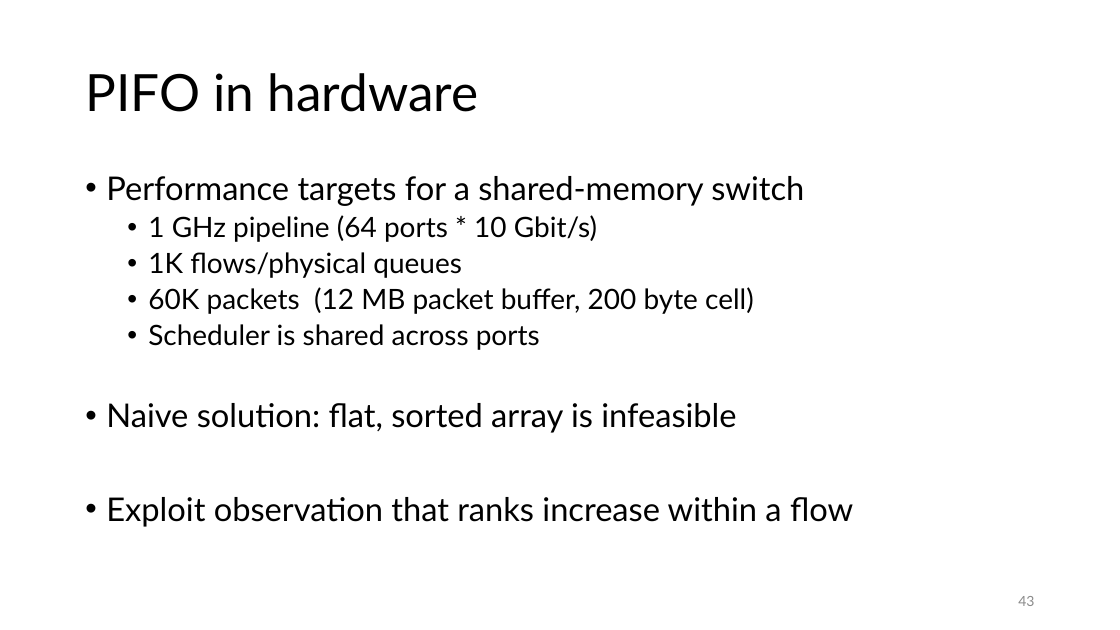
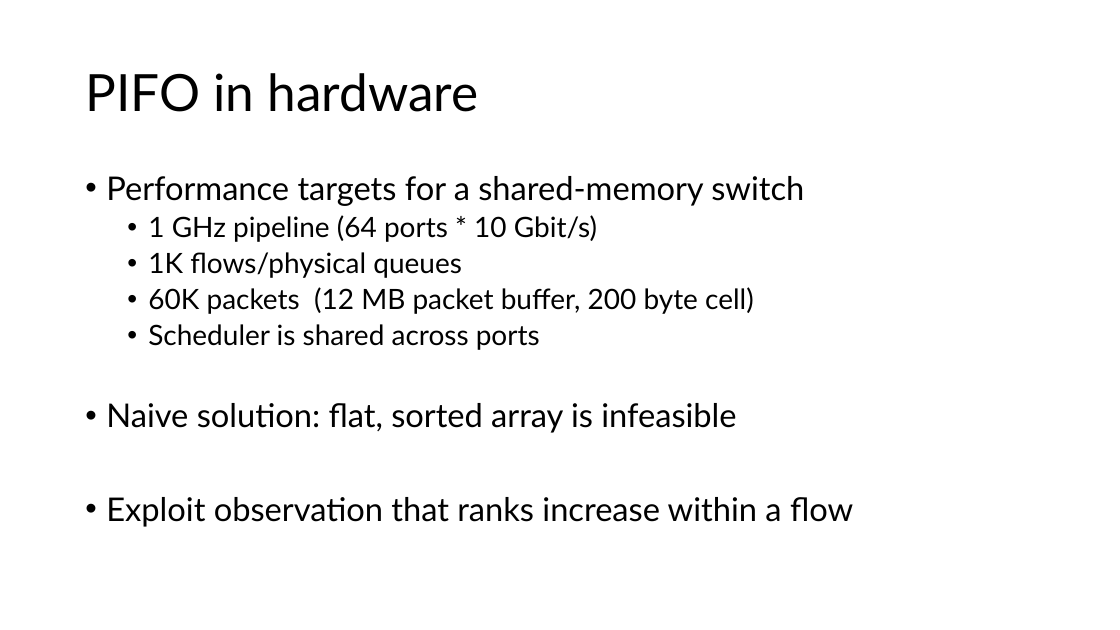
Before and after one commit to anirudhSK/pifo-domino-marple-ppts, a slide deck: slide 43 of combined_domino_pifo.pptx. Drawn at 1120x630 pixels with LibreOffice and Linux fonts; fonts in the diff are those of the drawing. Boxes give left, top, right and bottom in pixels: in the first picture for what was removed or moved away, otherwise in the second. Text is boxed around its words. In the diff, an @@ line names an element or a change of style, - is before the commit and + after.

```diff
--- a/combined_domino_pifo.pptx
+++ b/combined_domino_pifo.pptx
@@ page number removed at (x1=1018, y1=596, x2=1034, y2=606) @@
-43
```
Also in this commit, not shown: 7 other slides changed.
